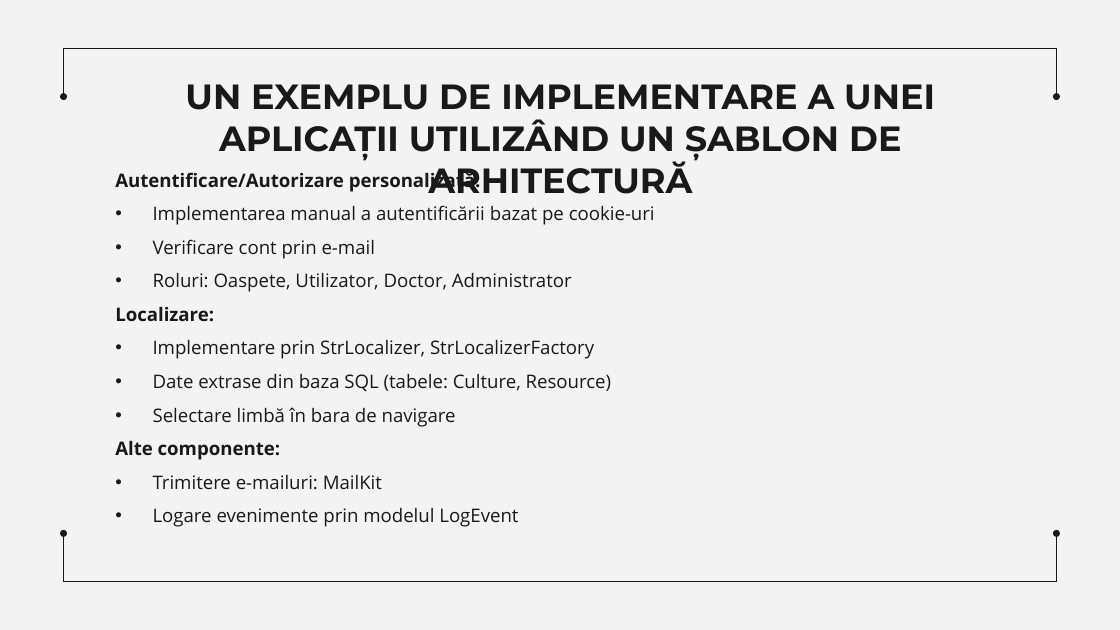
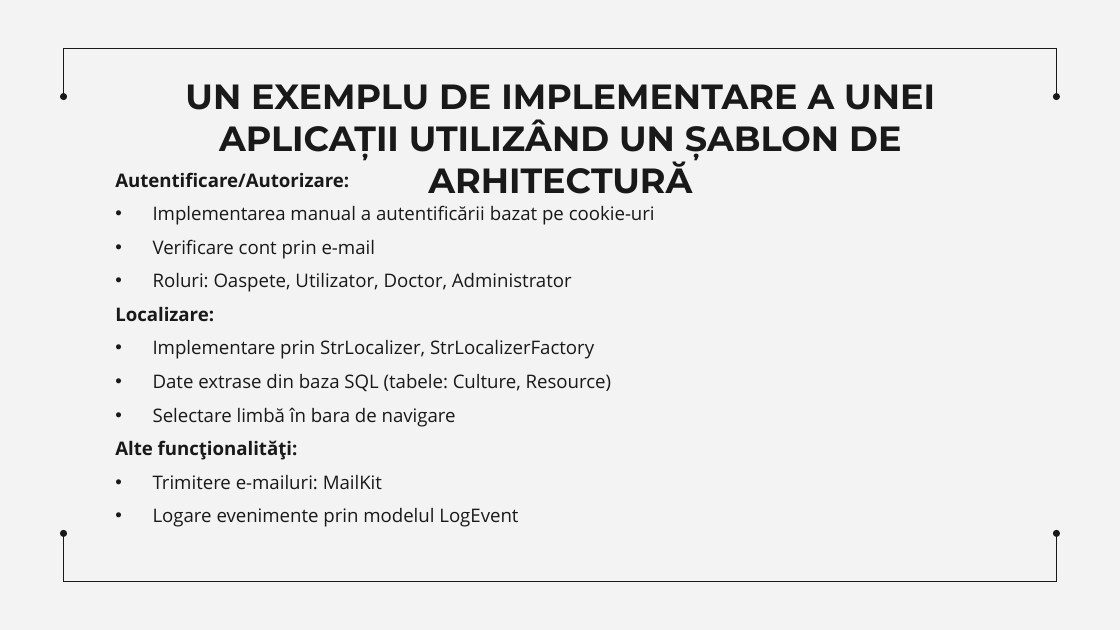
Before and after one commit to DoroganVadim/Teza-de-licenta, a slide deck: slide 15 of Dorogan_Vadim_Teză_de_Licență(prezentare).pptx. Drawn at 1120x630 pixels with LibreOffice and Linux fonts; fonts in the diff are those of the drawing. Boxes give left, top, right and bottom in pixels: in the first picture for what was removed or moved away, otherwise in the second. Text is boxed around its words. In the diff, an @@ line names an element or a change of style, - is before the commit and + after.

```diff
--- a/Dorogan_Vadim_Teză_de_Licență(prezentare).pptx
+++ b/Dorogan_Vadim_Teză_de_Licență(prezentare).pptx
@@ text at <box>115,172,349,188</box>: text changed @@
-Autentificare/Autorizare personalizată:
+Autentificare/Autorizare:
@@ text at <box>115,440,298,460</box>: text changed @@
-Alte componente:
+Alte funcționalități:
```
Also in this commit, not shown: 10 other slides changed, 1 slide added, 1 slide removed, 30 other files.
